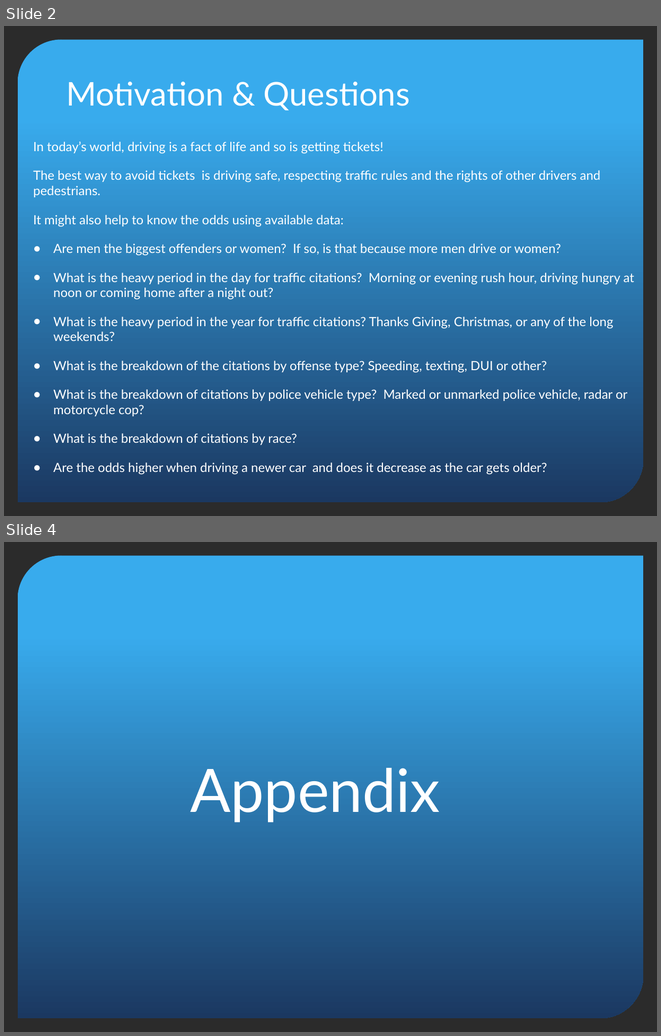
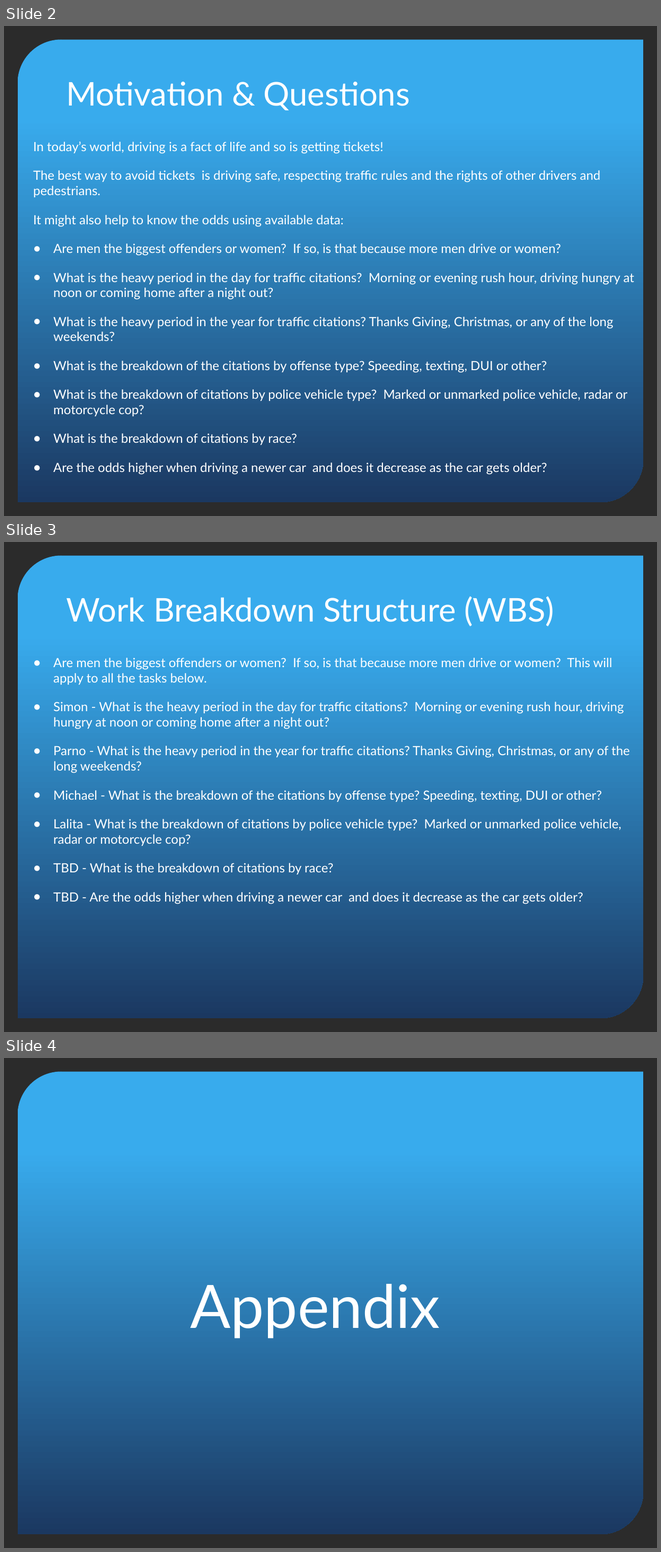
Before and after one commit to Lalitaeranki/Traffice-Violation-Analysis, a slide deck: Traffic Violations Analytics Overview.pptx. Shown one above the other, each under a label of ours: slides 2 and 4 before the commit, slides 2, 3 and 4 after it; the slides between them are not shown. The pictures are 661x1036 and 661x1552 pixels, drawn with LibreOffice and Linux fonts; fonts in the diff are those of the drawing; background and template pictures are left out; a plain dark background stands for a picture behind light text. Boxes give left, top, right and bottom in pixels: in the first picture for what was removed or moved away, otherwise in the second. Text is boxed around its words. In the diff, an @@ line names an element or a change of style, - is before the commit and + after.

```diff
--- a/Traffic Violations Analytics Overview.pptx
+++ b/Traffic Violations Analytics Overview.pptx
@@ slide 3 added at <box>4,542,657,1032</box>, background picture (left out); not listed: 1 template element that a slide beside it also shows @@
@@ title added at <box>66,596,555,626</box>, 36 pt, text #FFFFFF @@
+Work Breakdown Structure (WBS)
@@ text added at <box>53,658,630,904</box>, 14 pt, text #FFFFFF @@
+● Are men the biggest offenders or women? If so, is that because more men drive or women? This will apply to all the tasks below.
+● Simon - What is the heavy period in the day for traffic citations? Morning or evening rush hour, driving hungry at noon or coming home after a night out?
+● Parno - What is the heavy period in the year for traffic citations? Thanks Giving, Christmas, or any of the long weekends?
+● Michael - What is the breakdown of the citations by offense type? Speeding, texting, DUI or other?
+● Lalita - What is the breakdown of citations by police vehicle type? Marked or unmarked police vehicle, radar or motorcycle cop?
+● TBD - What is the breakdown of citations by race?
+● TBD - Are the odds higher when driving a newer car and does it decrease as the car gets older?
```
Also in this commit, not shown: 1 slide removed.
